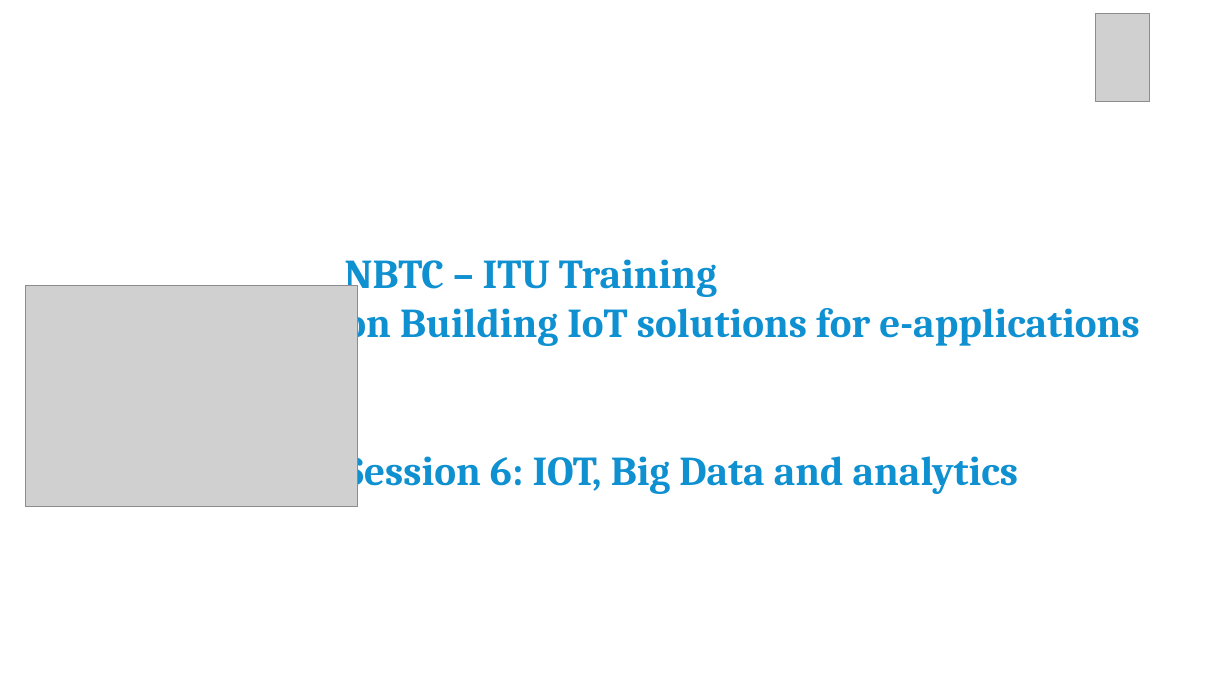
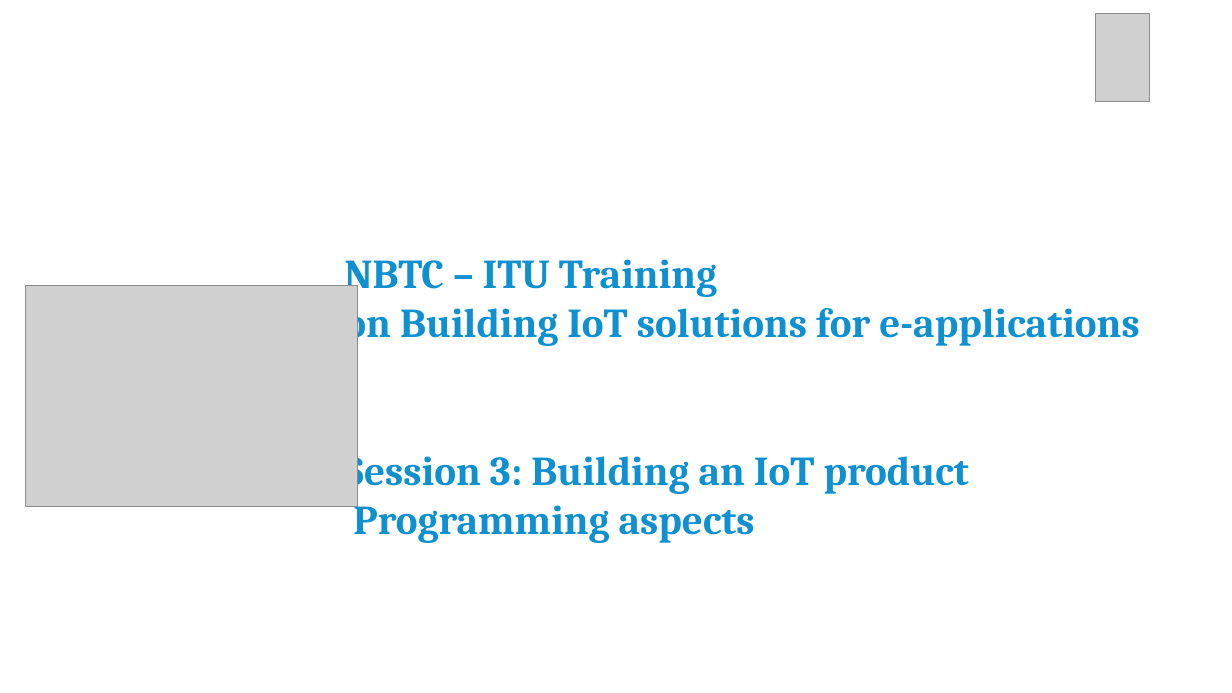
Before and after one commit to franckalbinet/iot-nbtc-itu, a slide deck: slide 1 of presentations/session-3-building-iot-products-programming-aspects.pptx. Drawn at 1232x693 pixels with LibreOffice and Linux fonts; fonts in the diff are those of the drawing; grey boxes stand for pictures; background and template pictures are left out. Boxes give left, top, right and bottom in pixels: in the first picture for what was removed or moved away, otherwise in the second. Text is boxed around its words. In the diff, an @@ line names an element or a change of style, - is before the commit and + after.

Commit message:
draftet pres. for ml and iot-prog-aspects + data analysis continued

```diff
--- a/presentations/session-3-building-iot-products-programming-aspects.pptx
+++ b/presentations/session-3-building-iot-products-programming-aspects.pptx
@@ text at (x1=344, y1=447, x2=969, y2=543): text changed @@
-Session 6: IOT, Big Data and analytics
+Session 3: Building an IoT product Programming aspects
```
Also in this commit, not shown: 10 slides added, 23 slides removed, 2 other files.
